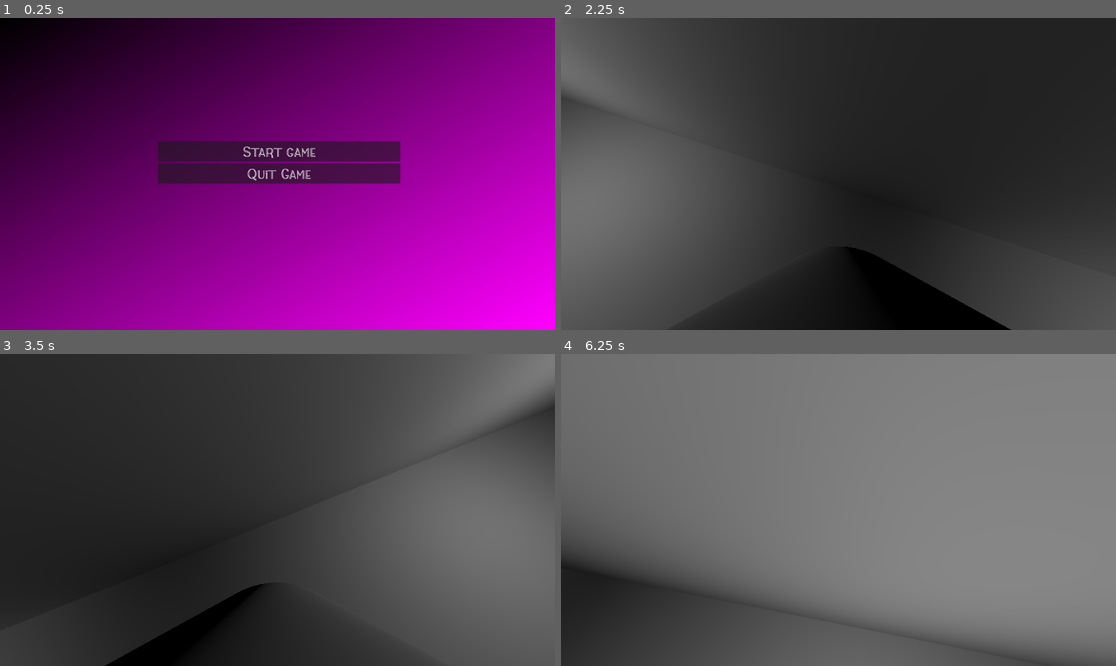
Above: before the commit, frames 1-4 (two rows, left to right).
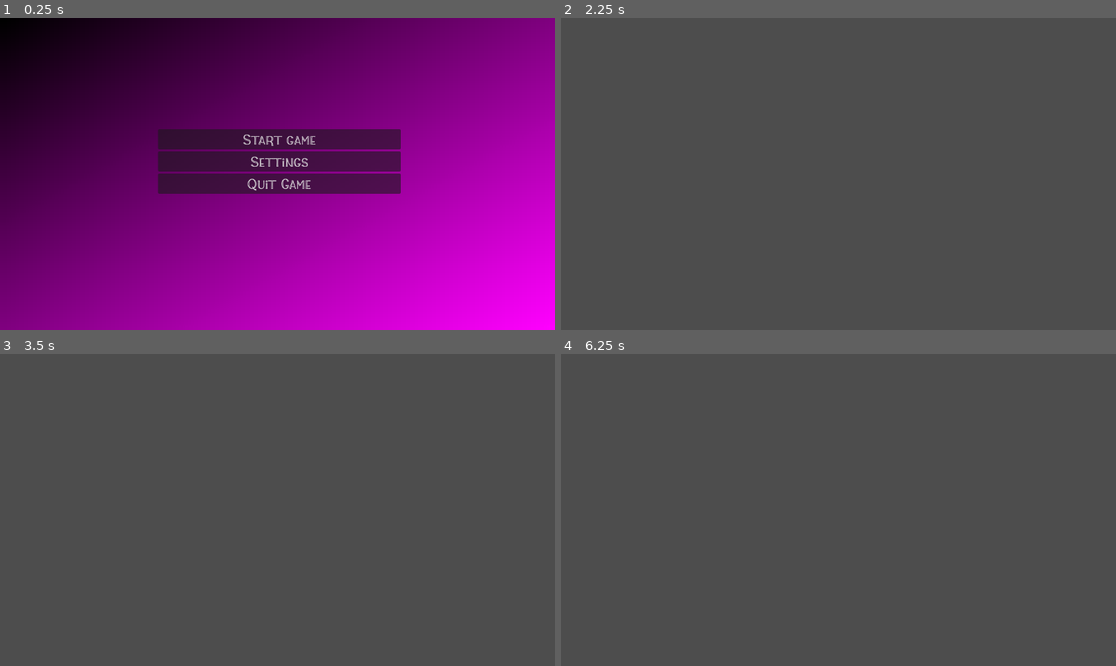
Above: after the commit, the same moments.

Repository: JoonaKhr/3DSpook
Game: Godot game, scene res://Scenes/menu.tscn
The game is run twice, just before and just after one commit, with the same random seed, the same clock (stepped at 60 frames per second) and the same inputs.
Inputs (mouse positions are in pixels of both pictures, inside the frame that each line leads up to):
- Up to frame 1 (0.25 s): no input
- Up to frame 2 (2.25 s): click (838, 161) at 0.5 s, where only the run after the commit has a clickable "Settings"; click (727, 139) at 1.25 s, where only the run after the commit has a clickable "Start game"; tap Enter (ui_accept) at 2 s; move the mouse to (866, 174) at 2.02 s; hold W (forwards) from 2.03 s (still down)
- Up to frame 3 (3.5 s): keep holding W (forwards); tap Enter (ui_accept) at 2.27, 3.02 s; move the mouse to (249, 510) at 2.77 s
- Up to frame 4 (6.25 s): keep holding W (forwards); move the mouse to (849, 503) at 3.52 s; move the mouse to (832, 516) at 4.27 s; tap Enter (ui_accept) at 4.52, 5.27, 6.02 s; move the mouse to (877, 513) at 5.02 s; move the mouse to (794, 506) at 5.77 s

The runs differ from the first frame. In frame 1, 4.5% of the frame differs, in the area x 28-73%, y 35-57%; in frame 2, 64%; in frame 3, 62%; in frame 4, 81%, in the area x 0-100%, y 0-100%.

Commit message:
Added **Working** volume sliders 🥳🥳

Diff:
--- /dev/null
+++ b/Scenes/Objects/volume.tscn
@@ -0,0 +1,17 @@
+[gd_scene load_steps=2 format=3 uid="uid://dlvvc6xxkthxq"]
+
+[ext_resource type="Script" path="res://Scripts/volume.gd" id="1_n3ggg"]
+
+[node name="Volume" type="HSlider"]
+anchors_preset = -1
+anchor_right = 0.007
+anchor_bottom = 0.025
+offset_right = -0.0640001
+offset_bottom = -0.200001
+grow_horizontal = 2
+grow_vertical = 2
+max_value = 1.0
+step = 0.05
+script = ExtResource("1_n3ggg")
+
+[connection signal="mouse_exited" from="." to="." method="_on_mouse_exited"]
--- a/Scenes/menu.tscn
+++ b/Scenes/menu.tscn
@@ -1,7 +1,8 @@
-[gd_scene load_steps=6 format=3 uid="uid://1jqm8vepx55q"]
+[gd_scene load_steps=9 format=3 uid="uid://1jqm8vepx55q"]
 
 [ext_resource type="FontFile" uid="uid://fq1ry0peb8j6" path="res://Resources/WitchkinFree.otf" id="1_u620l"]
 [ext_resource type="Script" path="res://Scripts/menu.gd" id="1_x7whk"]
+[ext_resource type="PackedScene" uid="uid://dlvvc6xxkthxq" path="res://Scenes/Objects/volume.tscn" id="3_6ojtw"]
 
 [sub_resource type="Theme" id="Theme_j1vl8"]
 default_font = ExtResource("1_u620l")
@@ -13,6 +14,51 @@
 [sub_resource type="GradientTexture2D" id="GradientTexture2D_7vqux"]
 gradient = SubResource("Gradient_wsycn")
 fill_to = Vector2(1, 1)
+
+[sub_resource type="Animation" id="Animation_633bj"]
+resource_name = "Settings"
+length = 1.5
+tracks/0/type = "value"
+tracks/0/imported = false
+tracks/0/enabled = true
+tracks/0/path = NodePath("BtnCont:position")
+tracks/0/interp = 1
+tracks/0/loop_wrap = true
+tracks/0/keys = {
+"times": PackedFloat32Array(0, 1.5),
+"transitions": PackedFloat32Array(0.3, 2),
+"update": 0,
+"values": [Vector2(328, 140), Vector2(50, 140)]
+}
+tracks/1/type = "value"
+tracks/1/imported = false
+tracks/1/enabled = true
+tracks/1/path = NodePath("SettingsPanel:visible")
+tracks/1/interp = 1
+tracks/1/loop_wrap = true
+tracks/1/keys = {
+"times": PackedFloat32Array(0.4, 1.5),
+"transitions": PackedFloat32Array(1, 1),
+"update": 0,
+"values": [false, true]
+}
+tracks/2/type = "value"
+tracks/2/imported = false
+tracks/2/enabled = true
+tracks/2/path = NodePath("SettingsPanel:modulate")
+tracks/2/interp = 1
+tracks/2/loop_wrap = true
+tracks/2/keys = {
+"times": PackedFloat32Array(0.3, 1, 1.5),
+"transitions": PackedFloat32Array(1.7411, 1, 1),
+"update": 0,
+"values": [Color(1, 1, 1, 0), Color(1, 1, 1, 0.223529), Color(1, 1, 1, 1)]
+}
+
+[sub_resource type="AnimationLibrary" id="AnimationLibrary_vbjjm"]
+_data = {
+"Settings": SubResource("Animation_633bj")
+}
 
 [node name="Menu" type="Control"]
 layout_mode = 3
@@ -31,28 +77,93 @@
 offset_bottom = 648.0
 texture = SubResource("GradientTexture2D_7vqux")
 
-[node name="VBoxContainer" type="VBoxContainer" parent="."]
+[node name="BtnCont" type="VBoxContainer" parent="."]
 layout_mode = 1
 anchors_preset = -1
 anchor_left = 0.285
 anchor_top = 0.222
 anchor_right = 0.722
 anchor_bottom = 0.716
-offset_left = -0.320038
-offset_top = 0.143997
-offset_right = 0.25592
-offset_bottom = 0.0319824
+offset_left = -0.320007
+offset_top = -2.08
+offset_right = 0.271484
+offset_bottom = -2.24002
 grow_horizontal = 2
 grow_vertical = 2
 alignment = 1
 
-[node name="Start" type="Button" parent="VBoxContainer"]
+[node name="Start" type="Button" parent="BtnCont"]
 layout_mode = 2
 text = "Start game"
 
-[node name="Quit" type="Button" parent="VBoxContainer"]
+[node name="Settings" type="Button" parent="BtnCont"]
+layout_mode = 2
+text = "Settings"
+
+[node name="Quit" type="Button" parent="BtnCont"]
 layout_mode = 2
 text = "Quit Game"
 
-[connection signal="pressed" from="VBoxContainer/Start" to="." method="_on_start_pressed"]
-[connection signal="pressed" from="VBoxContainer/Quit" to="." method="_on_quit_pressed"]
+[node name="SettingsPanel" type="Panel" parent="."]
+visible = false
+modulate = Color(1, 1, 1, 0)
+layout_mode = 0
+offset_left = 576.0
+offset_right = 1152.0
+offset_bottom = 648.0
+
+[node name="VolumeCont" type="VBoxContainer" parent="SettingsPanel"]
+layout_mode = 0
+offset_left = 64.0
+offset_top = 64.0
+offset_right = 512.0
+offset_bottom = 512.0
+
+[node name="MasterLbl" type="Label" parent="SettingsPanel/VolumeCont"]
+layout_mode = 2
+text = "Master Volume"
+
+[node name="Master" parent="SettingsPanel/VolumeCont" instance=ExtResource("3_6ojtw")]
+layout_mode = 2
+bus_name = "Master"
+
+[node name="MusicLbl" type="Label" parent="SettingsPanel/VolumeCont"]
+layout_mode = 2
+text = "Music Volume"
+
+[node name="Music" parent="SettingsPanel/VolumeCont" instance=ExtResource("3_6ojtw")]
+layout_mode = 2
+bus_name = "Music"
+
+[node name="SfxLbl" type="Label" parent="SettingsPanel/VolumeCont"]
+layout_mode = 2
+text = "Sound effects Volume"
+
+[node name="Sfx" parent="SettingsPanel/VolumeCont" instance=ExtResource("3_6ojtw")]
+layout_mode = 2
+bus_name = "Sfx"
+
+[node name="Apply" type="Button" parent="SettingsPanel"]
+layout_mode = 1
+anchors_preset = 7
+anchor_left = 0.5
+anchor_top = 1.0
+anchor_right = 0.5
+anchor_bottom = 1.0
+offset_left = -224.0
+offset_top = -112.0
+offset_right = -141.0
+offset_bottom = -70.0
+grow_horizontal = 2
+grow_vertical = 0
+text = "Apply"
+
+[node name="MenuAnimations" type="AnimationPlayer" parent="."]
+libraries = {
+"": SubResource("AnimationLibrary_vbjjm")
+}
+
+[connection signal="pressed" from="BtnCont/Start" to="." method="_on_start_pressed"]
+[connection signal="pressed" from="BtnCont/Settings" to="." method="_on_settings_pressed"]
+[connection signal="pressed" from="BtnCont/Quit" to="." method="_on_quit_pressed"]
+[connection signal="pressed" from="SettingsPanel/Apply" to="." method="_on_apply_pressed"]
--- /dev/null
+++ b/Scripts/config.gd
@@ -0,0 +1,6 @@
+extends Node
+
+
+# Called when the node enters the scene tree for the first time.
+func _ready():
+	pass # Replace with function body.
--- a/Scripts/menu.gd
+++ b/Scripts/menu.gd
@@ -1,4 +1,6 @@
 extends Control
+
+var config = ConfigFile.new()
 
 @export_file("*tscn") var level
 
@@ -8,7 +10,7 @@
 
 
 # Called every frame. 'delta' is the elapsed time since the previous frame.
-func _process(delta):
+func _process(_delta):
 	pass
 
 func _on_start_pressed():
@@ -16,3 +18,17 @@
 
 func _on_quit_pressed():
 	get_tree().quit()
+
+func _on_settings_pressed():
+	if $SettingsPanel.is_visible_in_tree():
+		$MenuAnimations.play_backwards("Settings")
+	else:
+		$MenuAnimations.play("Settings")
+
+
+func _on_apply_pressed():
+	config.set_value("volume", "Master", $SettingsPanel/VolumeCont/Master.value)
+	config.set_value("volume", "Music", $SettingsPanel/VolumeCont/Music.value)
+	config.set_value("volume", "Sfx", $SettingsPanel/VolumeCont/Sfx.value)
+
+	config.save("user://settings.ini")
--- /dev/null
+++ b/Scripts/volume.gd
@@ -0,0 +1,33 @@
+extends HSlider
+
+@export var bus_name: String
+
+var config = ConfigFile.new()
+var err = config.load("user://settings.ini")
+var bus_index: int
+
+# Called when the node enters the scene tree for the first time.
+func _ready():
+	bus_index = AudioServer.get_bus_index(bus_name)
+	value_changed.connect(_on_value_changed)
+
+	if err != OK:
+		return
+	else:
+		value = config.get_value("volume", bus_name)
+
+		AudioServer.set_bus_volume_db(
+			bus_index,
+			linear_to_db(value)
+			)
+
+
+func _on_value_changed(values: float) -> void:
+	AudioServer.set_bus_volume_db(
+		bus_index,
+		linear_to_db(values)
+	)
+
+
+func _on_mouse_exited():
+	release_focus()
--- /dev/null
+++ b/default_bus_layout.tres
@@ -0,0 +1,15 @@
+[gd_resource type="AudioBusLayout" format=3 uid="uid://kxeaifvc4hap"]
+
+[resource]
+bus/1/name = &"Sfx"
+bus/1/solo = false
+bus/1/mute = false
+bus/1/bypass_fx = false
+bus/1/volume_db = 0.0
+bus/1/send = &"Master"
+bus/2/name = &"Music"
+bus/2/solo = false
+bus/2/mute = false
+bus/2/bypass_fx = false
+bus/2/volume_db = 0.0
+bus/2/send = &"Master"
